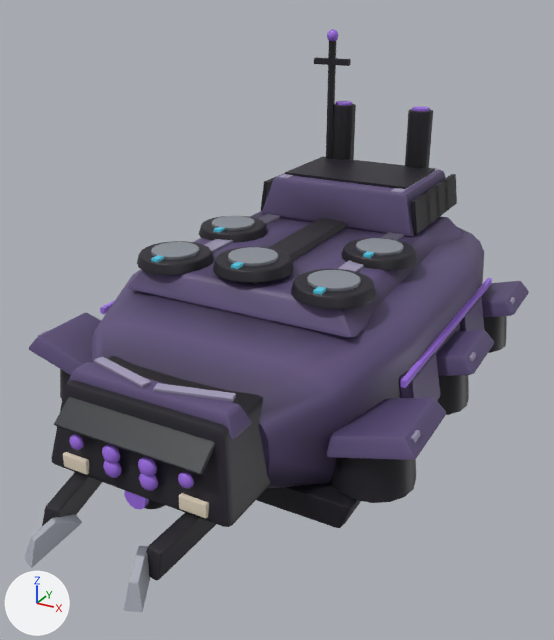
A saved change to the glTF model assets/vehicles/ex_strider_8.glb.
Before and after are seen from a camera (50 mm lens) standing at (5.82, -11.43, 5.73) and looking at (0.12, -1.07, 0.55). Every picture has the same lights, and +X, +Y and +Z are marked at lower left. The first picture is the older version. Where no turn or scale is listed for an object, it has been applied to the vertices. Vertices at exactly the same position are counted once.
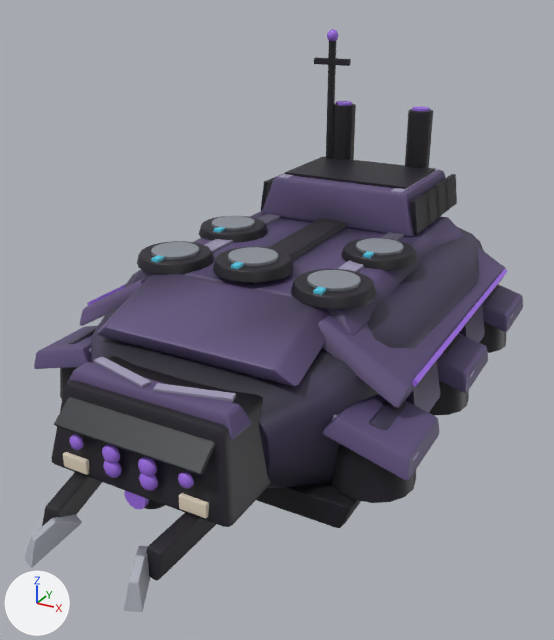
Where the newer file only moved an object's origin or applied its transform, the numbers keep the older frame.

The change, as a list of edits to the scene's bpy script:
```text
Change me_mesh_0:
    used by ob_mesh_0; location = (-3.37, 5.0, -1.39)
    remove me_mesh_0.from_pydata(...)  # 6450 vertices, 12516 faces; spans x 0.0..6.75, y -11.08..0.0, z 0.0..6.27
    add me_mesh_0.from_pydata(...)  # 6710 vertices, 13024 faces; spans x 0.07..6.68, y -11.08..0.0, z 0.0..6.27
    me_mesh_0 part 1: the loose piece of 56 vertices spanning x 5.48..6.75, y -8.33..-6.98, z 1.18..1.77 is turned 32 degrees about the y axis through its middle, then moved by (-0.01, 0.0, -0.02)
    me_mesh_0 part 2: the loose piece of 56 vertices spanning x 0.02..0.85, y -8.08..-7.07, z 1.13..1.71 is turned -56 degrees about the y axis through its middle, then moved by (0.03, 0.0, -0.02)
    me_mesh_0 part 3: the loose piece of 56 vertices spanning x 5.9..6.73, y -5.42..-4.41, z 1.13..1.71 is turned 56 degrees about the y axis through its middle, then moved by (-0.03, 0.0, -0.02)
    me_mesh_0 part 4: the loose piece of 56 vertices spanning x 0.0..1.27, y -3.02..-1.67, z 1.18..1.77 is moved by (5.42, 0.0, 0.0)
    me_mesh_0 part 5: the loose piece of 56 vertices spanning x 5.9..6.73, y -2.77..-1.75, z 1.13..1.71 is turned 56 degrees about the y axis through its middle, then moved by (-0.03, 0.0, -0.02)
    me_mesh_0 part 6: the loose piece of 56 vertices spanning x 5.48..6.75, y -3.02..-1.67, z 1.18..1.77 is moved by (-5.42, 0.0, 0.0)
    me_mesh_0 part 7: the loose piece of 56 vertices spanning x 0.07..1.26, y -8.16..-7.94, z 1.34..1.75 is moved by (5.42, 0.0, 0.0)
    me_mesh_0 part 8: the loose piece of 56 vertices spanning x 5.49..6.68, y -8.16..-7.94, z 1.34..1.75 is moved by (-5.42, 0.0, 0.0)
    me_mesh_0 part 9: the loose piece of 56 vertices spanning x 5.49..6.68, y -5.5..-5.29, z 1.34..1.75 is moved by (-5.42, 0.0, 0.0)
    me_mesh_0 part 10: the loose piece of 56 vertices spanning x 5.9..6.73, y -8.08..-7.07, z 1.13..1.71 is rebuilt with 56 vertices and now spans x 5.83..6.66, y -8.08..-7.07, z 1.13..1.71
    me_mesh_0 part 11: the loose piece of 56 vertices spanning x 5.48..6.75, y -5.68..-4.33, z 1.18..1.77 is rebuilt with 56 vertices and now spans x 5.42..6.68, y -5.68..-4.33, z 1.18..1.77
    me_mesh_0 part 12: the loose piece of 56 vertices spanning x 0.0..1.27, y -8.33..-6.98, z 1.18..1.77 is rebuilt with 56 vertices and now spans x 0.07..1.33, y -8.33..-6.98, z 1.18..1.77
    me_mesh_0 part 13: a new loose piece of 92 vertices spanning x 4.8..6.29, y -7.63..-1.69, z 1.78..2.77, in mat_hull
    me_mesh_0 part 14: a new loose piece of 92 vertices spanning x 0.46..1.95, y -7.63..-1.69, z 1.78..2.77, in mat_hull
    me_mesh_0 part 15: a new loose piece of 76 vertices spanning x 1.65..5.1, y -8.54..-7.12, z 2.22..2.92, in mat_hull
    me_mesh_0 part 16: 10 vertices moved within x 4.43..4.63, y -3.5..-1.36, z 3.62..3.69; 8 vertices removed from x 6.08..6.16, y -7.14..-2.43, z 1.86..1.96; 8 vertices added at x 6.26..6.37, y -7.23..-2.09, z 1.96..2.08
    me_mesh_0 part 17: 10 vertices moved within x 2.12..3.28, y -9.4..-1.36, z 2.17..3.62; 8 vertices removed from x 0.59..0.66, y -7.14..-2.43, z 1.86..1.96; 8 vertices added at x 0.38..0.49, y -7.23..-2.09, z 1.96..2.08
    me_mesh_0 part 18: 1267 kept faces spanning x 0.45..6.3, y -11.08..-0.72, z 0.14..3.69 get new vertex colours; the middle colour goes from dark purple #4f4267 to dark purple #3b334f
    other edits to the shape of me_mesh_0 do not show in these pictures
```

Boxes (x1, y1, x2, y2) around the edits, measured in the pictures (554 x 640 px; the box of a moved part takes in the faces that stretch with it):
'Mesh_0', reshaped: before (25, 29, 529, 612); after (25, 29, 523, 612)
part 1 of me_mesh_0, moved or reshaped: before (327, 398, 446, 460); after (322, 394, 439, 480)
part 2 of me_mesh_0, moved or reshaped (not visible before): after (67, 327, 97, 344)
part 3 of me_mesh_0, moved or reshaped (not visible before): after (443, 334, 461, 354)
part 4 of me_mesh_0, moved or reshaped (not visible before): after (482, 284, 523, 332)
part 5 of me_mesh_0, moved or reshaped (not visible before): after (486, 285, 500, 300)
part 6 of me_mesh_0, moved or reshaped (not visible afterwards): before (481, 281, 529, 318)
part 7 of me_mesh_0, moved or reshaped (not visible before): after (332, 414, 419, 461)
part 8 of me_mesh_0, moved or reshaped (not visible afterwards): before (411, 430, 420, 443)
part 9 of me_mesh_0, moved or reshaped (not visible afterwards): before (469, 352, 476, 361)
part 10 of me_mesh_0, rebuilt (not visible before): after (369, 401, 406, 430)
part 11 of me_mesh_0, rebuilt: before (436, 330, 494, 376); after (437, 333, 488, 393)
part 12 of me_mesh_0, rebuilt: before (29, 313, 101, 375); after (34, 325, 98, 369)
part 13 of me_mesh_0, added (purple): after (318, 236, 506, 407)
part 14 of me_mesh_0, added (purple): after (80, 277, 147, 326)
part 15 of me_mesh_0, added (purple): after (97, 273, 331, 386)
part 16 of me_mesh_0, moved or reshaped: before (391, 190, 492, 388); after (391, 190, 508, 386)
part 17 of me_mesh_0, moved or reshaped: before (100, 300, 115, 314); after (87, 284, 126, 305)
part 18 of me_mesh_0, recoloured (darker): (88, 229, 484, 485) in both
